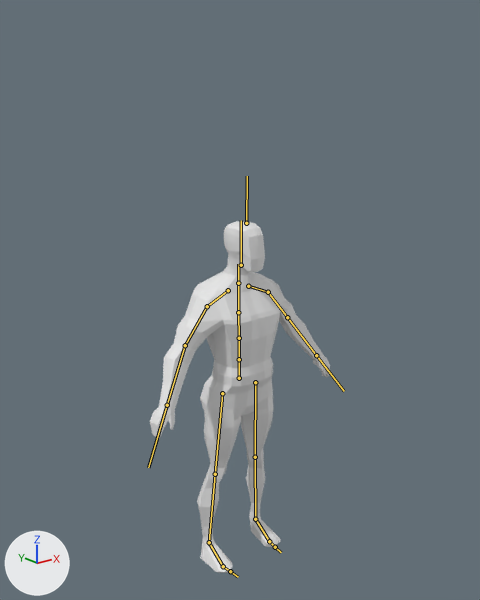
The FBX model Assets/Axtras/Models/Zombie Idle.fbx as it was, and as the next commit left it.
One viewpoint serves both versions: a camera (50 mm lens) standing at (-3.52, -4.32, 2.78) and looking at (-0.01, 0.06, 1.02). The lights are fixed; the arrows at lower left show +X, +Y and +Z. The bones that bend it are drawn over the model as lines.
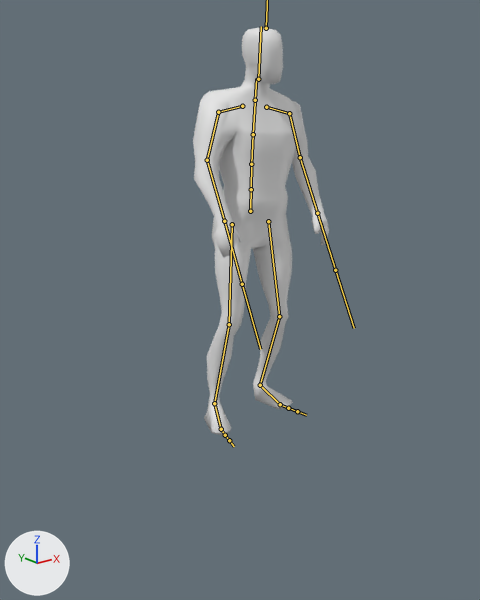
The newer file adds an action. The first version stands in its rest pose; the second is drawn at frame 181 of the action 'Armature|Armature|mixamo.com|Layer0'.

Patch to the scene script:
```diff
--- a/Assets/Axtras/Models/Zombie Idle.fbx.py
+++ b/Assets/Axtras/Models/Zombie Idle.fbx.py
@@ bone_mixamorig_hips @@
 bone_mixamorig_hips = bpy.data.objects['Armature'].pose.bones['mixamorig:Hips']
-bone_mixamorig_hips.location = (0.0, 0.0, 0.0)
-bone_mixamorig_hips.rotation_quaternion = (1.0, 0.0, 0.0, 0.0)  # degrees (0, 0, 0)
+bone_mixamorig_hips.location = (8.6, 154.2, 5.1)
+bone_mixamorig_hips.rotation_quaternion = (0.999, -0.015, -0.034, -0.021)  # degrees (-2, -4, -2)
@@ bone_mixamorig_spine @@
 bone_mixamorig_spine = bpy.data.objects['Armature'].pose.bones['mixamorig:Spine']  # child of 'mixamorig:Hips'
-bone_mixamorig_spine.rotation_quaternion = (1.0, 0.0, 0.0, 0.0)  # degrees (0, 0, 0)
+bone_mixamorig_spine.rotation_quaternion = (1.0, 0.011, 0.002, -0.001)  # degrees (1, 0, 0)
@@ bone_mixamorig_spine1 @@
 bone_mixamorig_spine1 = bpy.data.objects['Armature'].pose.bones['mixamorig:Spine1']  # child of 'mixamorig:Spine'
-bone_mixamorig_spine1.rotation_quaternion = (1.0, 0.0, 0.0, 0.0)  # degrees (0, 0, 0)
+bone_mixamorig_spine1.rotation_quaternion = (1.0, 0.014, -0.018, -0.001)  # degrees (2, -2, 0)
@@ bone_mixamorig_spine2 @@
 bone_mixamorig_spine2 = bpy.data.objects['Armature'].pose.bones['mixamorig:Spine2']  # child of 'mixamorig:Spine1'
-bone_mixamorig_spine2.rotation_quaternion = (1.0, 0.0, 0.0, 0.0)  # degrees (0, 0, 0)
+bone_mixamorig_spine2.rotation_quaternion = (1.0, 0.014, -0.018, -0.001)  # degrees (2, -2, 0)
@@ bone_mixamorig_head @@
 bone_mixamorig_head = bpy.data.objects['Armature'].pose.bones['mixamorig:Head']  # child of 'mixamorig:Neck'
-bone_mixamorig_head.rotation_quaternion = (1.0, 0.0, 0.0, 0.0)  # degrees (0, 0, 0)
+bone_mixamorig_head.rotation_quaternion = (0.998, 0.048, -0.016, 0.044)  # degrees (5, -2, 5)
@@ bone_mixamorig_leftshoulder @@
 bone_mixamorig_leftshoulder = bpy.data.objects['Armature'].pose.bones['mixamorig:LeftShoulder']  # child of 'mixamorig:Spine2'
-bone_mixamorig_leftshoulder.rotation_quaternion = (1.0, 0.0, 0.0, 0.0)  # degrees (0, 0, 0)
+bone_mixamorig_leftshoulder.rotation_quaternion = (0.993, -0.117, -0.006, -0.019)  # degrees (-13, -1, -2)
@@ bone_mixamorig_leftarm @@
 bone_mixamorig_leftarm = bpy.data.objects['Armature'].pose.bones['mixamorig:LeftArm']  # child of 'mixamorig:LeftShoulder'
-bone_mixamorig_leftarm.rotation_quaternion = (1.0, 0.0, 0.0, 0.0)  # degrees (0, 0, 0)
+bone_mixamorig_leftarm.rotation_quaternion = (0.935, 0.286, 0.19, 0.087)  # degrees (37, 18, 17)
@@ bone_mixamorig_leftforearm @@
 bone_mixamorig_leftforearm = bpy.data.objects['Armature'].pose.bones['mixamorig:LeftForeArm']  # child of 'mixamorig:LeftArm'
-bone_mixamorig_leftforearm.rotation_quaternion = (1.0, 0.0, 0.0, 0.0)  # degrees (0, 0, 0)
+bone_mixamorig_leftforearm.rotation_quaternion = (0.989, -0.04, 0.012, 0.144)  # degrees (-4, 2, 16)
@@ bone_mixamorig_rightshoulder @@
 bone_mixamorig_rightshoulder = bpy.data.objects['Armature'].pose.bones['mixamorig:RightShoulder']  # child of 'mixamorig:Spine2'
-bone_mixamorig_rightshoulder.rotation_quaternion = (1.0, 0.0, 0.0, 0.0)  # degrees (0, 0, 0)
+bone_mixamorig_rightshoulder.rotation_quaternion = (0.993, -0.092, -0.04, -0.065)  # degrees (-10, -5, -7)
@@ bone_mixamorig_rightarm @@
 bone_mixamorig_rightarm = bpy.data.objects['Armature'].pose.bones['mixamorig:RightArm']  # child of 'mixamorig:RightShoulder'
-bone_mixamorig_rightarm.rotation_quaternion = (1.0, 0.0, 0.0, 0.0)  # degrees (0, 0, 0)
+bone_mixamorig_rightarm.rotation_quaternion = (0.94, 0.254, -0.202, -0.108)  # degrees (33, -19, -19)
@@ bone_mixamorig_rightforearm @@
 bone_mixamorig_rightforearm = bpy.data.objects['Armature'].pose.bones['mixamorig:RightForeArm']  # child of 'mixamorig:RightArm'
-bone_mixamorig_rightforearm.rotation_quaternion = (1.0, 0.0, 0.0, 0.0)  # degrees (0, 0, 0)
+bone_mixamorig_rightforearm.rotation_quaternion = (0.988, -0.038, -0.012, -0.147)  # degrees (-4, -2, -17)
@@ bone_mixamorig_leftupleg @@
 bone_mixamorig_leftupleg = bpy.data.objects['Armature'].pose.bones['mixamorig:LeftUpLeg']  # child of 'mixamorig:Hips'
-bone_mixamorig_leftupleg.rotation_quaternion = (1.0, 0.0, 0.0, 0.0)  # degrees (0, 0, 0)
+bone_mixamorig_leftupleg.rotation_quaternion = (0.99, 0.132, -0.04, -0.021)  # degrees (15, -4, -3)
@@ bone_mixamorig_leftleg @@
 bone_mixamorig_leftleg = bpy.data.objects['Armature'].pose.bones['mixamorig:LeftLeg']  # child of 'mixamorig:LeftUpLeg'
-bone_mixamorig_leftleg.rotation_quaternion = (1.0, 0.0, 0.0, 0.0)  # degrees (0, 0, 0)
+bone_mixamorig_leftleg.rotation_quaternion = (0.962, -0.262, -0.079, 0.017)  # degrees (-31, -8, 4)
@@ bone_mixamorig_leftfoot @@
 bone_mixamorig_leftfoot = bpy.data.objects['Armature'].pose.bones['mixamorig:LeftFoot']  # child of 'mixamorig:LeftLeg'
-bone_mixamorig_leftfoot.rotation_quaternion = (1.0, 0.0, 0.0, 0.0)  # degrees (0, 0, 0)
+bone_mixamorig_leftfoot.rotation_quaternion = (0.991, 0.116, -0.009, 0.063)  # degrees (13, -2, 7)
@@ bone_mixamorig_rightupleg @@
 bone_mixamorig_rightupleg = bpy.data.objects['Armature'].pose.bones['mixamorig:RightUpLeg']  # child of 'mixamorig:Hips'
-bone_mixamorig_rightupleg.rotation_quaternion = (1.0, 0.0, 0.0, 0.0)  # degrees (0, 0, 0)
+bone_mixamorig_rightupleg.rotation_quaternion = (0.983, 0.117, 0.138, -0.016)  # degrees (14, 16, 0)
@@ bone_mixamorig_rightleg @@
 bone_mixamorig_rightleg = bpy.data.objects['Armature'].pose.bones['mixamorig:RightLeg']  # child of 'mixamorig:RightUpLeg'
-bone_mixamorig_rightleg.rotation_quaternion = (1.0, 0.0, 0.0, 0.0)  # degrees (0, 0, 0)
+bone_mixamorig_rightleg.rotation_quaternion = (0.984, -0.171, 0.035, -0.023)  # degrees (-20, 3, -3)
@@ bone_mixamorig_rightfoot @@
 bone_mixamorig_rightfoot = bpy.data.objects['Armature'].pose.bones['mixamorig:RightFoot']  # child of 'mixamorig:RightLeg'
-bone_mixamorig_rightfoot.rotation_quaternion = (1.0, 0.0, 0.0, 0.0)  # degrees (0, 0, 0)
+bone_mixamorig_rightfoot.rotation_quaternion = (0.999, 0.02, 0.033, 0.032)  # degrees (2, 4, 4)
```

Where the change shows, as pixel boxes (x1, y1, x2, y2) in the pictures (480 x 600 px):
'Cube', posed (24% narrower, 16% taller)
    before: (150, 221, 330, 573)
    after: (193, 27, 329, 436)
bone 'mixamorig:Hips', root to tip
    before: (239, 378) to (239, 357)
    after: (250, 211) to (251, 186)
bone 'mixamorig:Spine', root to tip
    before: (239, 359) to (239, 338)
    after: (251, 189) to (251, 164)
bone 'mixamorig:Spine1', root to tip
    before: (239, 338) to (238, 312)
    after: (251, 164) to (253, 134)
bone 'mixamorig:Spine2', root to tip
    before: (238, 312) to (238, 284)
    after: (253, 134) to (255, 102)
bone 'mixamorig:Head', root to tip
    before: (241, 265) to (241, 220)
    after: (258, 79) to (261, 26)
bone 'mixamorig:LeftShoulder', root to tip
    before: (248, 286) to (268, 292)
    after: (266, 107) to (289, 113)
bone 'mixamorig:LeftArm', root to tip
    before: (268, 292) to (287, 317)
    after: (289, 113) to (300, 157)
bone 'mixamorig:LeftForeArm', root to tip
    before: (287, 317) to (316, 355)
    after: (300, 157) to (317, 213)
bone 'mixamorig:RightShoulder', root to tip
    before: (228, 290) to (207, 306)
    after: (242, 106) to (218, 112)
bone 'mixamorig:RightArm', root to tip
    before: (207, 306) to (185, 345)
    after: (218, 112) to (207, 160)
bone 'mixamorig:RightForeArm', root to tip
    before: (185, 345) to (167, 405)
    after: (207, 160) to (224, 221)
bone 'mixamorig:LeftUpLeg', root to tip
    before: (255, 382) to (255, 457)
    after: (268, 221) to (279, 316)
bone 'mixamorig:LeftLeg', root to tip
    before: (255, 457) to (255, 519)
    after: (279, 316) to (260, 385)
bone 'mixamorig:LeftFoot', root to tip
    before: (255, 519) to (269, 541)
    after: (260, 385) to (280, 404)
bone 'mixamorig:RightUpLeg', root to tip
    before: (222, 393) to (215, 474)
    after: (232, 224) to (229, 324)
bone 'mixamorig:RightLeg', root to tip
    before: (215, 474) to (209, 542)
    after: (229, 324) to (214, 403)
bone 'mixamorig:RightFoot', root to tip
    before: (209, 542) to (223, 566)
    after: (214, 403) to (221, 429)
